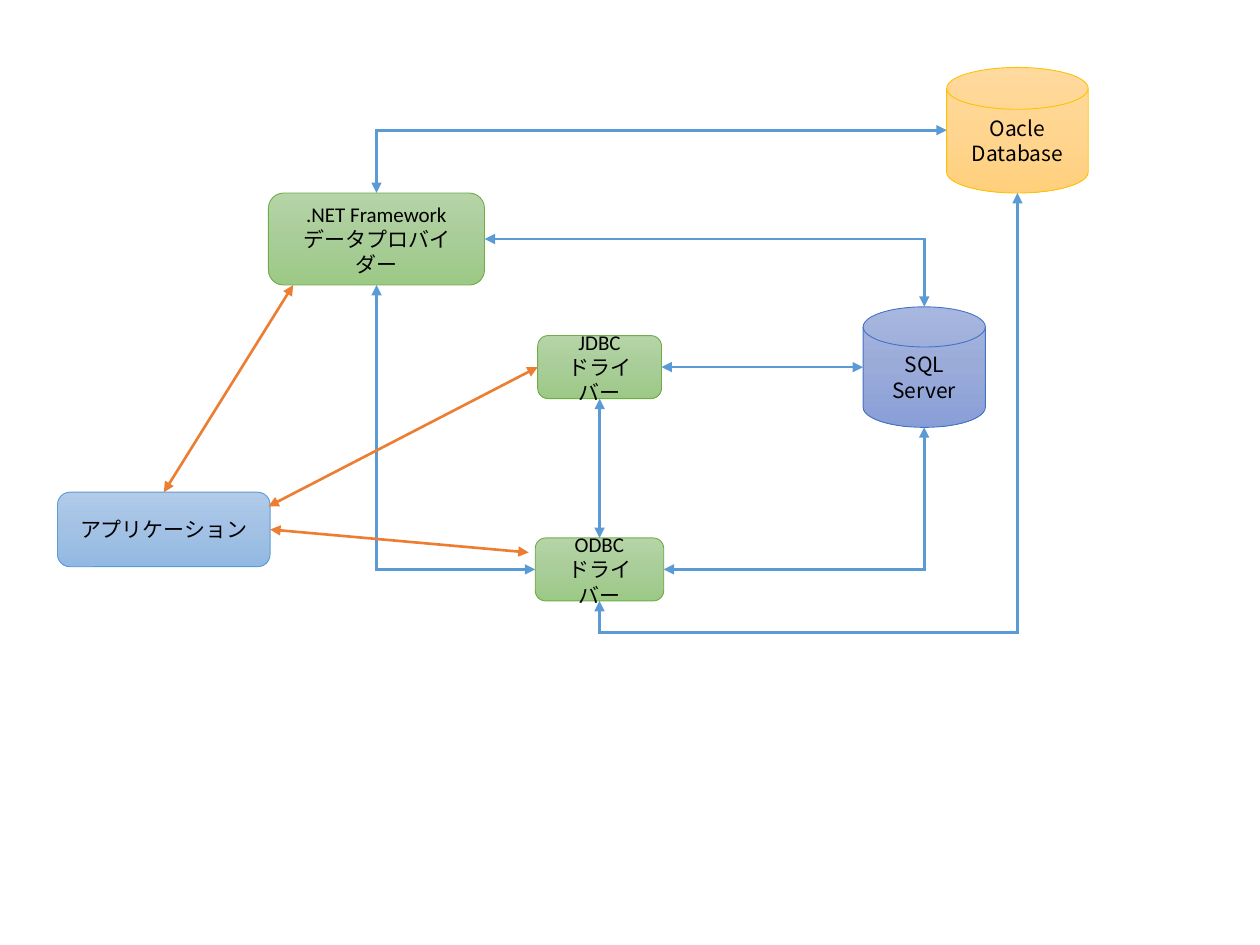
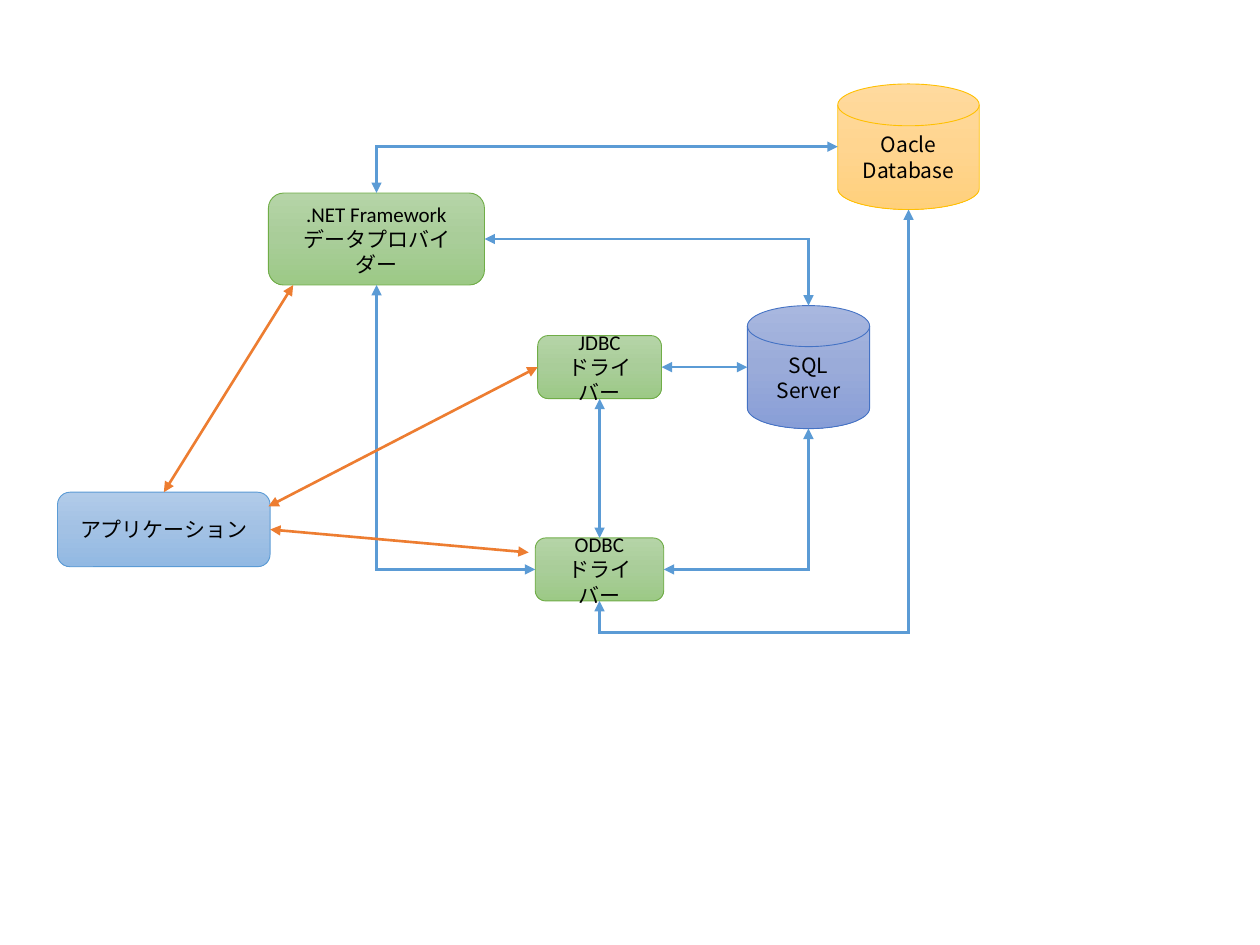
Before and after one commit to masaru-b-cl/introduction-to-db-programming-by-odp-dot-net, a slide deck: slide 3 of pptx/01.pptx. Drawn at 1260x945 pixels with LibreOffice and Linux fonts; fonts in the diff are those of the drawing. Boxes give left, top, right and bottom in pixels: in the first picture for what was removed or moved away, otherwise in the second. Text is boxed around its words. In the diff, an @@ line names an element or a change of style, - is before the commit and + after.

Commit message:
コミット忘れ

```diff
--- a/pptx/01.pptx
+++ b/pptx/01.pptx
@@ cylinder "Oacle Database": place and size @@
-cylinder "Oacle Database" at box(946, 68, 1087, 194)
+cylinder "Oacle Database" at box(838, 84, 979, 210)
@@ elbow double arrow moved from (377, 193) - (946, 130) to (377, 193) - (838, 146) @@
@@ elbow double arrow moved from (1018, 193) - (600, 601) to (908, 209) - (600, 601) @@
@@ elbow double arrow moved from (485, 239) - (925, 307) to (485, 239) - (809, 306) @@
@@ cylinder "SQL": place and size @@
-cylinder "SQL" at box(863, 307, 985, 428)
+cylinder "SQL" at box(747, 306, 869, 430)
@@ elbow double arrow moved from (662, 367) - (863, 367) to (662, 367) - (747, 367) @@
@@ elbow double arrow moved from (664, 570) - (925, 427) to (664, 570) - (809, 428) @@
```
